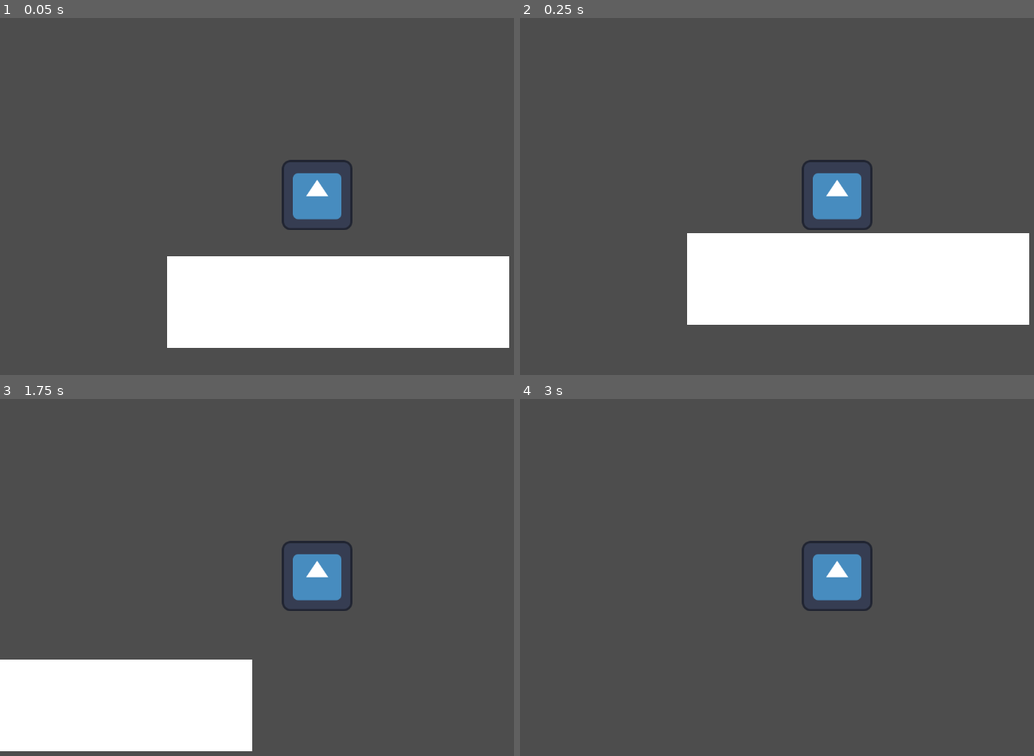
Above: before the commit, frames 1-4 (two rows, left to right).
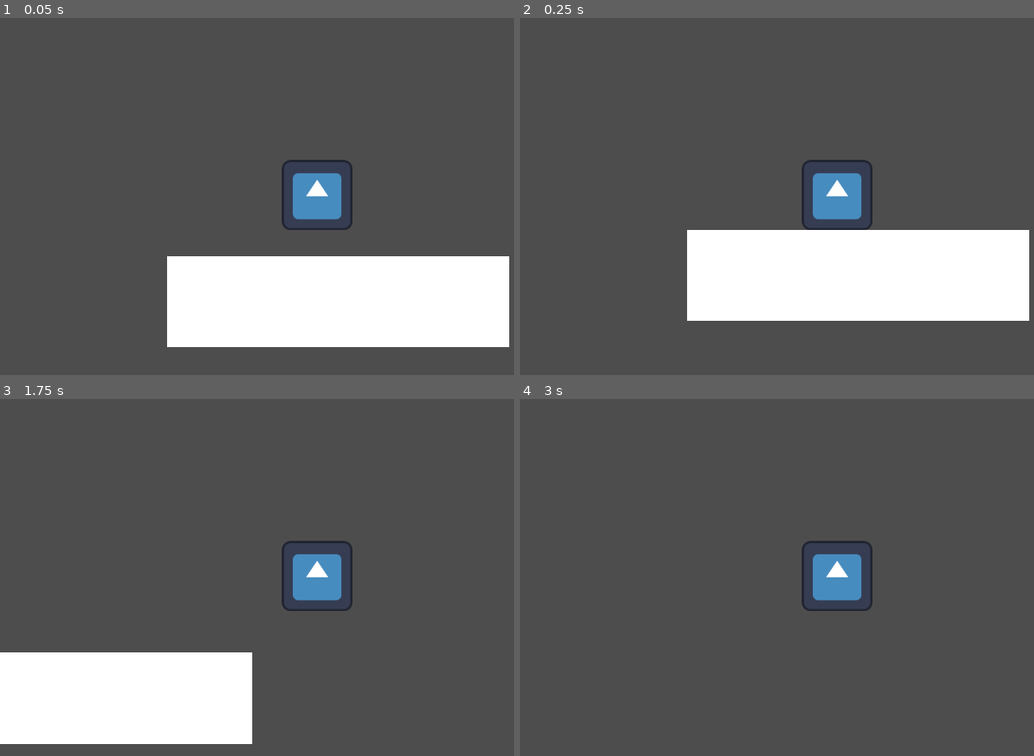
Above: after the commit, the same moments.

Repository: Xernuz/A-Work-of-Art
Game: Godot game, scene res://main.tscn
Two runs of this game, one before a commit and one after it. Both use one fixed random seed, a clock stepped at 60 frames per second and the inputs below. The engine's default icon, where the game draws it, is replaced by a stand-in: a white triangle on a blue panel in a dark square.
Inputs:
- Up to frame 1 (0.05 s): no input
- Up to frame 2 (0.25 s): no input
- Up to frame 3 (1.75 s): tap Enter at 0.5 s; hold D (right) from 0.53 s (still down); tap Ctrl (crouch) at 0.6 s; tap Space (jump) at 0.77, 1.52 s; tap Shift (run) at 1.35 s
- Up to frame 4 (3 s): release D (right) at 2.03 s; hold A (left) 2.03-2.78 s; tap Ctrl (crouch) at 2.1 s; hold D (right) from 2.78 s (still down); tap Shift (run) at 2.85 s

The runs differ from the first frame. In frame 1, 0.1% of the frame differs, in the area x 32-100%, y 92-93%; in frame 2, 1.3%; in frame 3, 2.0%, in the area x 0-50%, y 70-99%; in frame 4, less than 0.1%.

Commit message:
gravity changed

Diff:
--- a/project.godot
+++ b/project.godot
@@ -46,3 +46,7 @@
 "events": [Object(InputEventKey,"resource_local_to_scene":false,"resource_name":"","device":-1,"window_id":0,"alt_press …(195 unchanged characters)…
 ]
 }
+
+[physics]
+
+2d/default_gravity=1500.0
